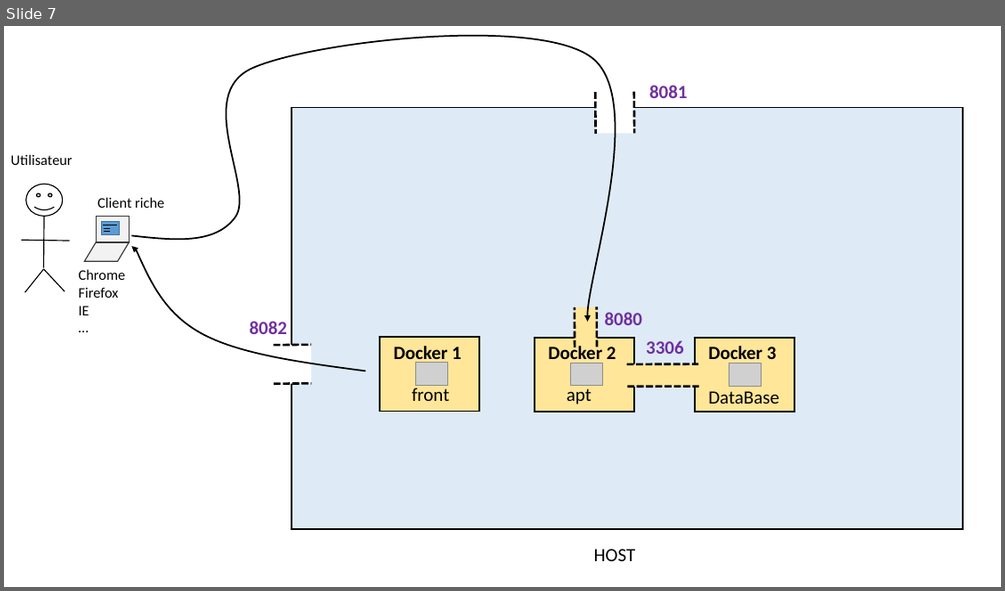
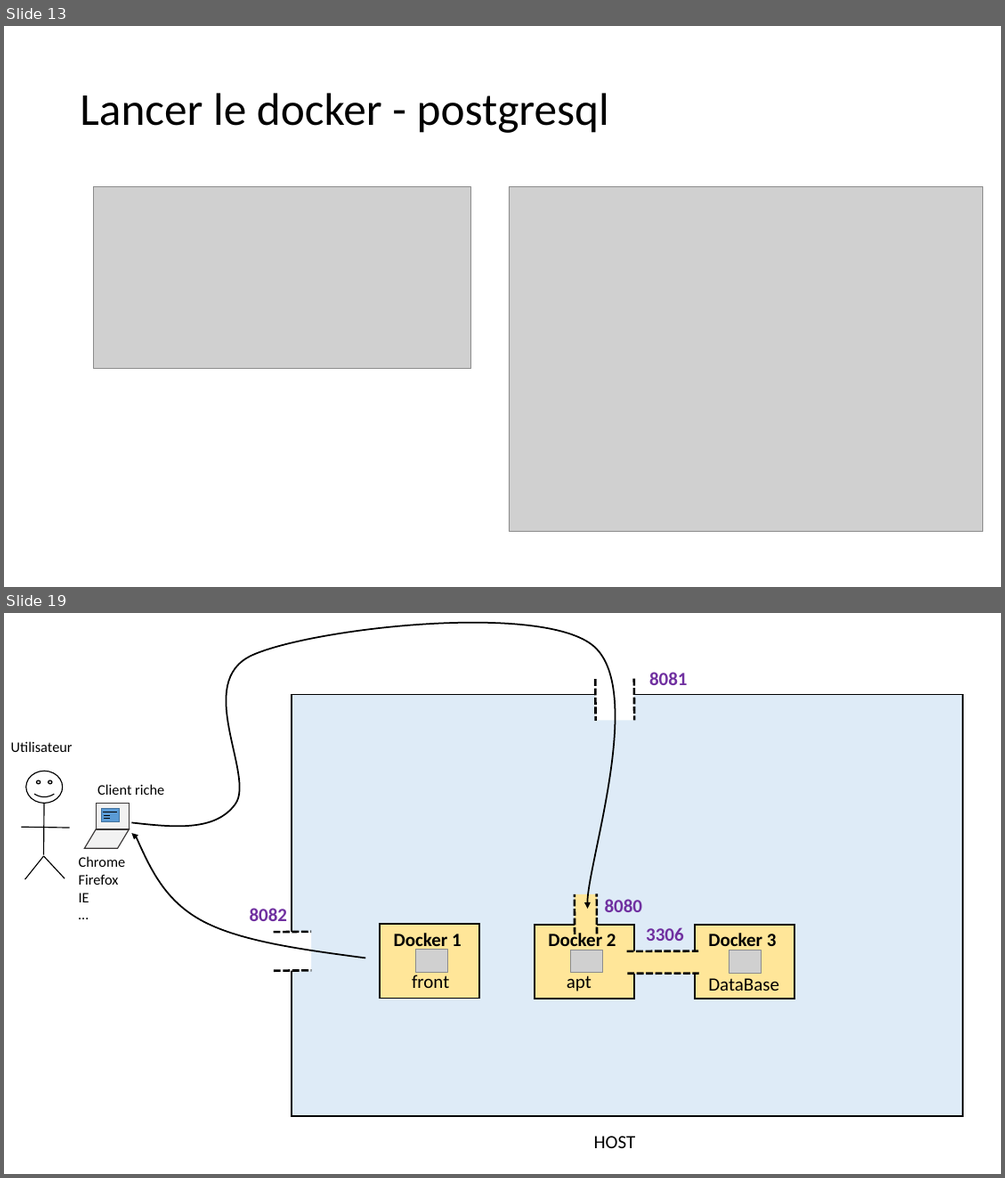
Before and after one commit to AlexaBou/project-history, a slide deck: Projet final.pptx. Shown one above the other, each under a label of ours: slide 7 before the commit, slides 13 and 19 after it; the slides between them are not shown. The pictures are 1005x591 and 1005x1178 pixels, drawn with LibreOffice and Linux fonts; fonts in the diff are those of the drawing; grey boxes stand for pictures. Boxes give left, top, right and bottom in pixels: in the first picture for what was removed or moved away, otherwise in the second. Text is boxed around its words. In the diff, an @@ line names an element or a change of style, - is before the commit and + after.

```diff
--- a/Projet final.pptx
+++ b/Projet final.pptx
@@ slide 13 added at (4, 26, 1001, 587), background #FFFFFF @@
@@ title added at (80, 93, 609, 133), 44 pt, text #000000 @@
+Lancer le docker - postgresql
@@ picture added at (94, 187, 470, 369) @@
@@ picture added at (509, 187, 983, 532) @@
@@ what was slide 7 is now slide 19 @@
```
Also in this commit, not shown: 1 slide changed, 10 other slides added, 2 slides removed.
